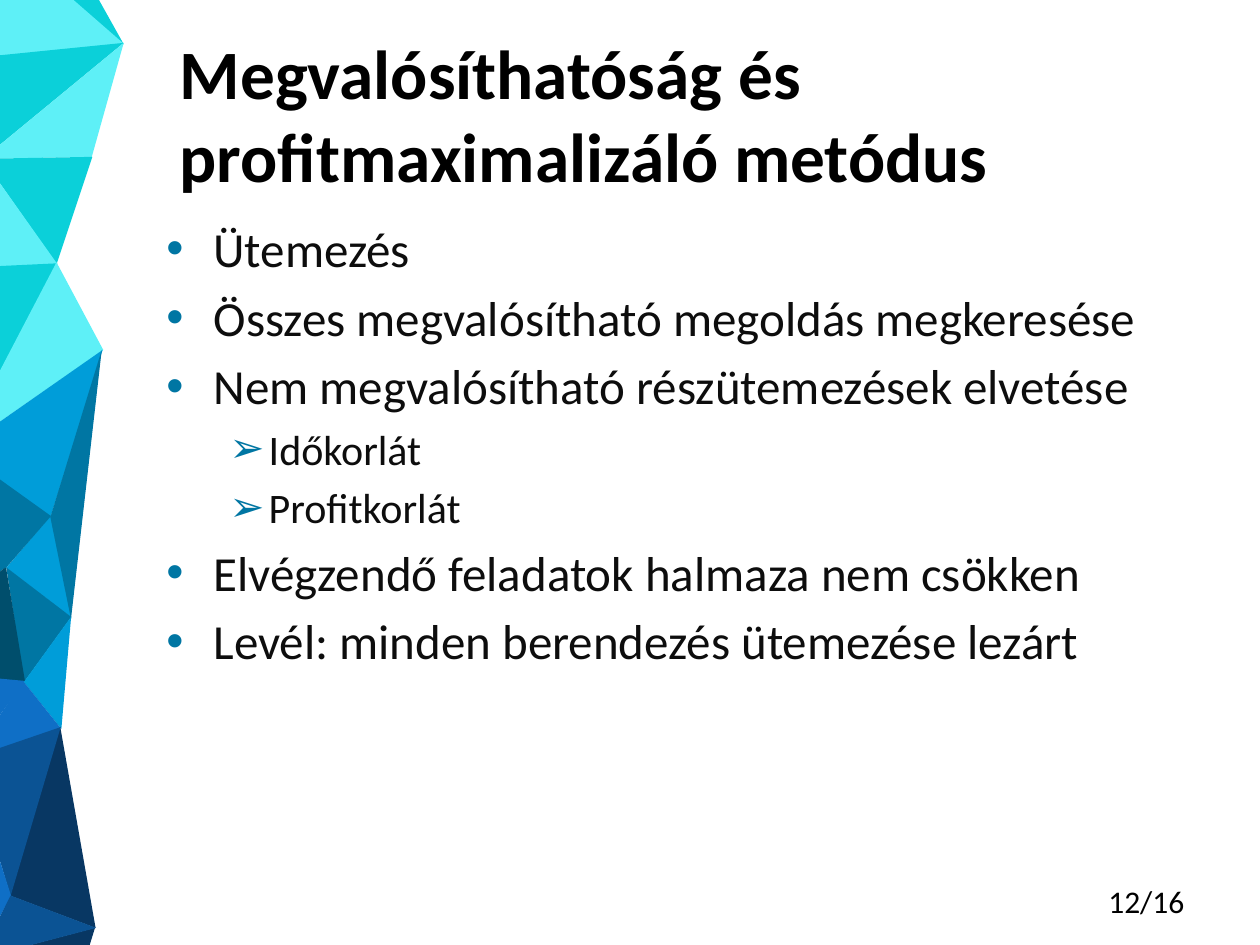
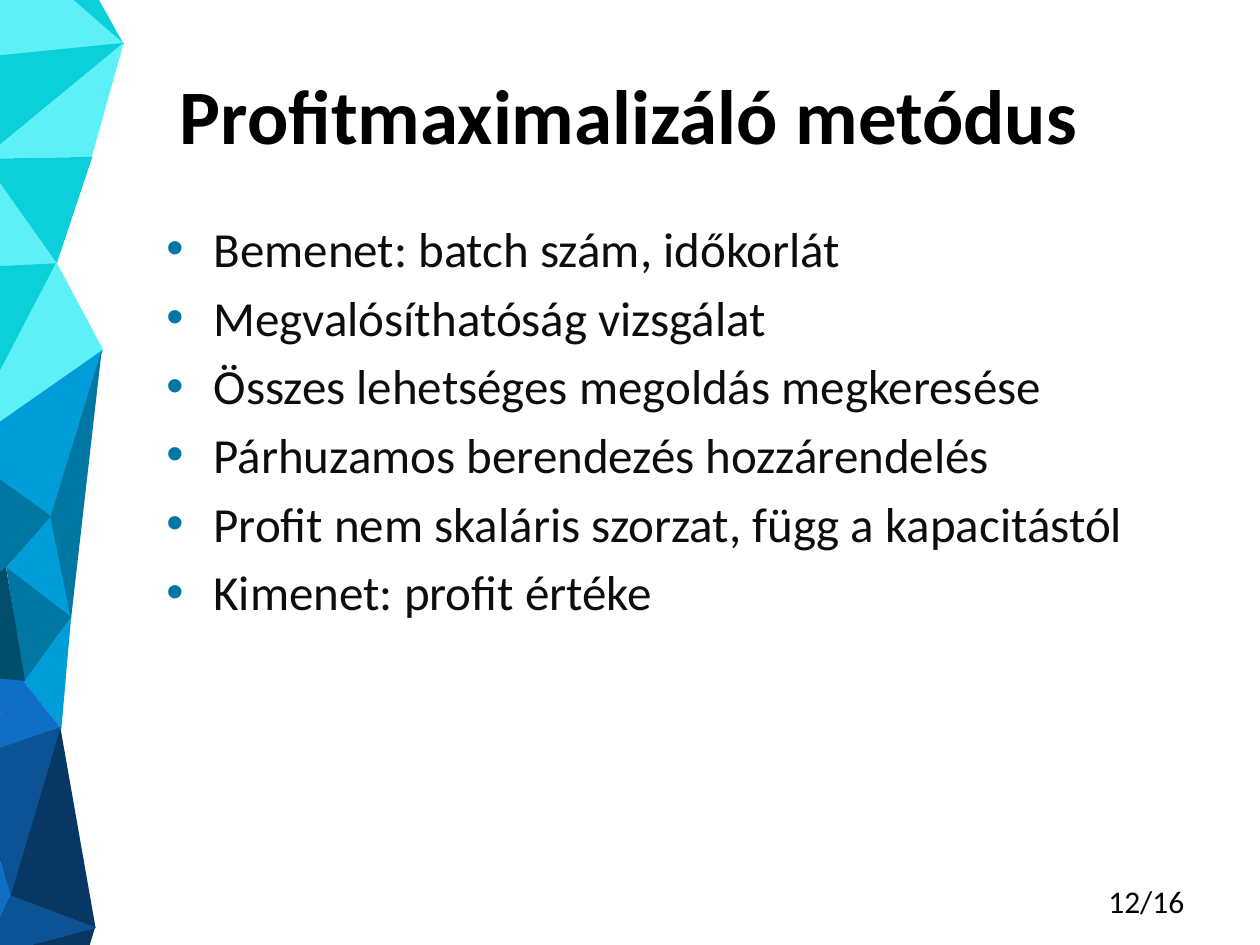
Before and after one commit to Gergo1912/Szakdolgozat, a slide deck: slide 12 of Molnar_Gergo_TDK_eloadas.pptx. Drawn at 1260x945 pixels with LibreOffice and Linux fonts; fonts in the diff are those of the drawing. Boxes give left, top, right and bottom in pixels: in the first picture for what was removed or moved away, otherwise in the second. Text is boxed around its words. In the diff, an @@ line names an element or a change of style, - is before the commit and + after.

```diff
--- a/Molnar_Gergo_TDK_eloadas.pptx
+++ b/Molnar_Gergo_TDK_eloadas.pptx
@@ title at [180,90,1076,145]: text changed; size 39.6 to 44 pt @@
-Megvalósíthatóság és profitmaximalizáló metódus
+Profitmaximalizáló metódus
@@ text at [214,233,1122,618]: text changed @@
-• Ütemezés
-• Összes megvalósítható megoldás megkeresése
-• Nem megvalósítható részütemezések elvetése
-  ➢ Időkorlát
-  ➢ Profitkorlát
-• Elvégzendő feladatok halmaza nem csökken
-• Levél: minden berendezés ütemezése lezárt
+• Bemenet: batch szám, időkorlát
+• Megvalósíthatóság vizsgálat
+• Összes lehetséges megoldás megkeresése
+• Párhuzamos berendezés hozzárendelés
+• Profit nem skaláris szorzat, függ a kapacitástól
+• Kimenet: profit értéke
```
Also in this commit, not shown: 8 other slides changed, 1 slide added, 1 slide removed, 3 other files.
